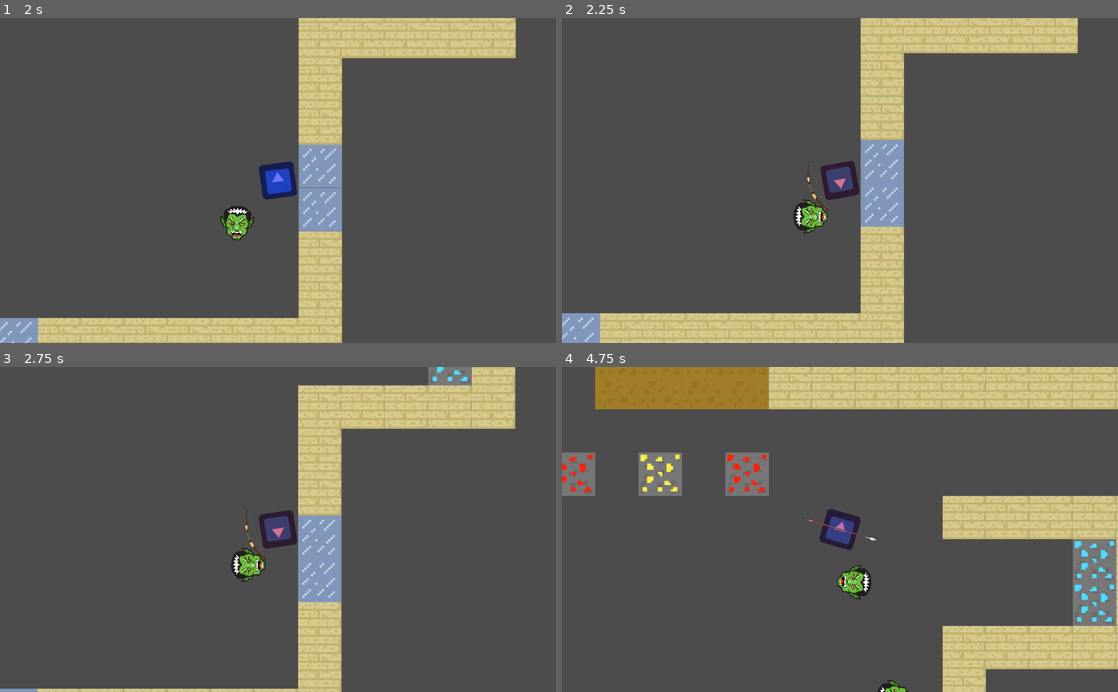
Above: before the commit, frames 1-4 (two rows, left to right).
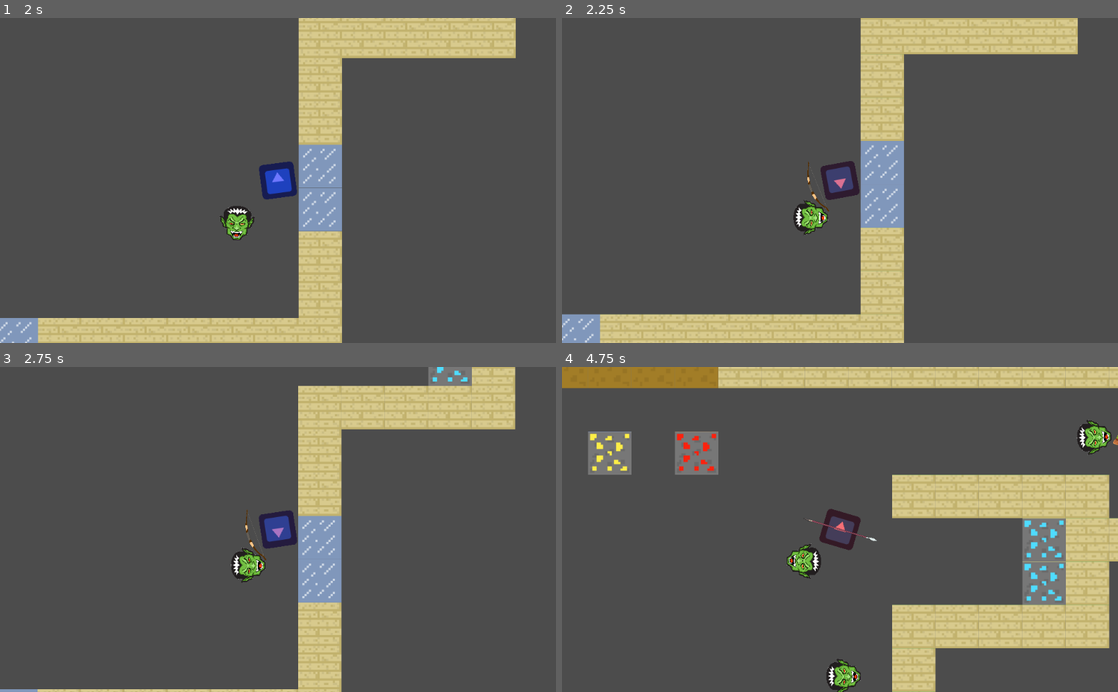
Above: after the commit, the same moments.

Repository: hamzasclone2/untitled-pokemon-game
Game: Godot game, scene res://Game/UI/Screens/MainMenu.tscn
Two runs of this game, one before a commit and one after it. Both use one fixed random seed, a clock stepped at 60 frames per second and the inputs below. The engine's default icon, where the game draws it, is replaced by a stand-in: a white triangle on a blue panel in a dark square.
Inputs (mouse positions are in pixels of both pictures, inside the frame that each line leads up to):
- Up to frame 1 (2 s): click "Play" at 0.5 s; tap Enter (ui_accept) at 1.25, 1.52 s; move the mouse to (400, 164) at 1.27 s; hold D (right) from 1.28 s (still down); click (400, 164) at 1.35 s
- Up to frame 2 (2.25 s): move the mouse to (728, 196) at 2.02 s; release D (right) at 2.03 s; hold S (down) from 2.03 s (still down); tap Mouse wheel down (scrollWheelDown) at 2.1 s
- Up to frame 3 (2.75 s): keep holding S (down); tap Enter (ui_accept) at 2.27 s
- Up to frame 4 (4.75 s): move the mouse to (895, 458) at 2.77 s; release S (down) at 2.78 s; hold D (right) 2.78-3.53 s; tap Mouse wheel up (scrollWheelUp) at 2.85 s; move the mouse to (812, 594) at 3.52 s; hold W (up) 3.53-4.28 s; tap 1 (slot 1) at 3.6 s; tap Enter (ui_accept) at 3.77, 4.52 s; move the mouse to (1006, 578) at 4.27 s; hold A (left) from 4.28 s (still down); tap 2 (slot 2) at 4.35 s

Frame 1 is identical in both runs. In frame 2, 2.2% of the frame differs, in the area x 0-93%, y 0-100%; in frame 3, 0.9%; in frame 4, 32%, in the area x 0-100%, y 0-100%.

Commit message:
slightly changed knockback values

Diff:
--- a/Game/Player/Player.gd
+++ b/Game/Player/Player.gd
@@ -12,6 +12,7 @@
 var isAbleToTalk = false
 var npc
 onready var talkLabel = get_tree().root.get_node("Test/UserInterface/TalkLabel")
+
 
 func get_input():
 	if Input.is_action_just_pressed("click"):
@@ -99,23 +100,24 @@
 
 
 func knockback(delta):
-	knockback = knockback.move_toward(Vector2.ZERO, 500 * delta)
+	knockback = knockback.move_toward(Vector2.ZERO, 1400 * delta)
 	knockback = move_and_slide(knockback)
-
 	var collision = move_and_collide(velocity * delta)
 	if collision:
 		if collision.collider.is_in_group("enemy"):
 			AnimPlayer.play("hit")
 			var enemy = collision.collider
-			knockback = enemy.global_position.direction_to(self.global_position) * 300
+			knockback = enemy.global_position.direction_to(self.global_position) * 700
 			var damage = enemy.attack
 			takeDamage(damage)
+
 
 func takeDamage(damage):
 	PlayerAttributes.health -= damage
 	if(PlayerAttributes.health < 0):
 		pass
 		#Eventually this is where you would die
+		#queue_free()
 
 func _on_Area2D_body_entered(body):
 	if(body.is_in_group("NPC")):
Not shown: 5 places in Game/Player/Player.tscn that only renumber resources
